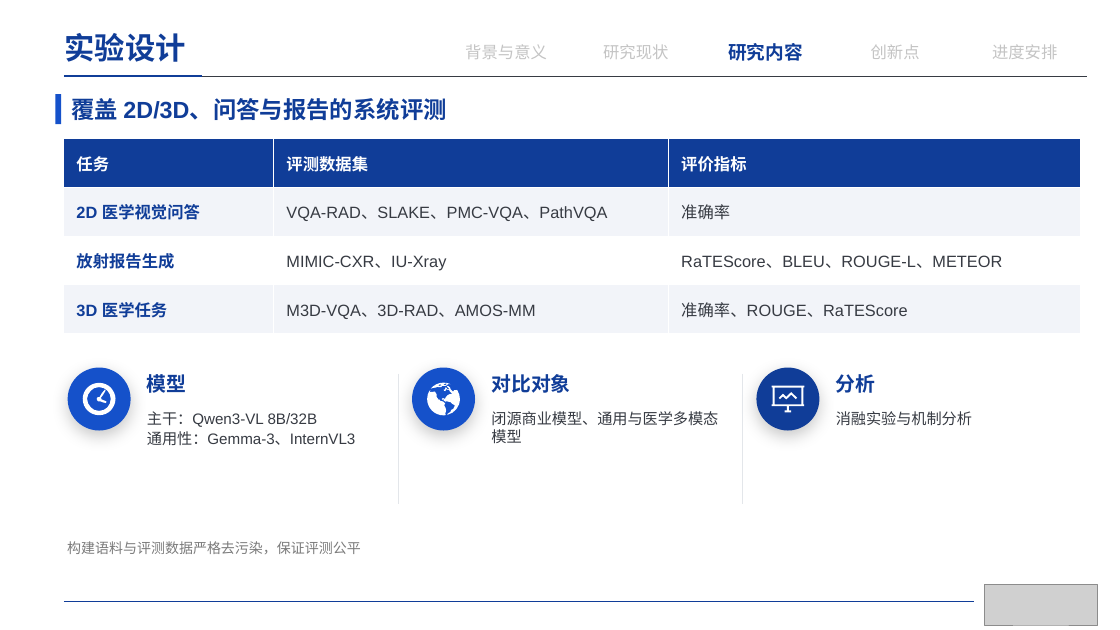
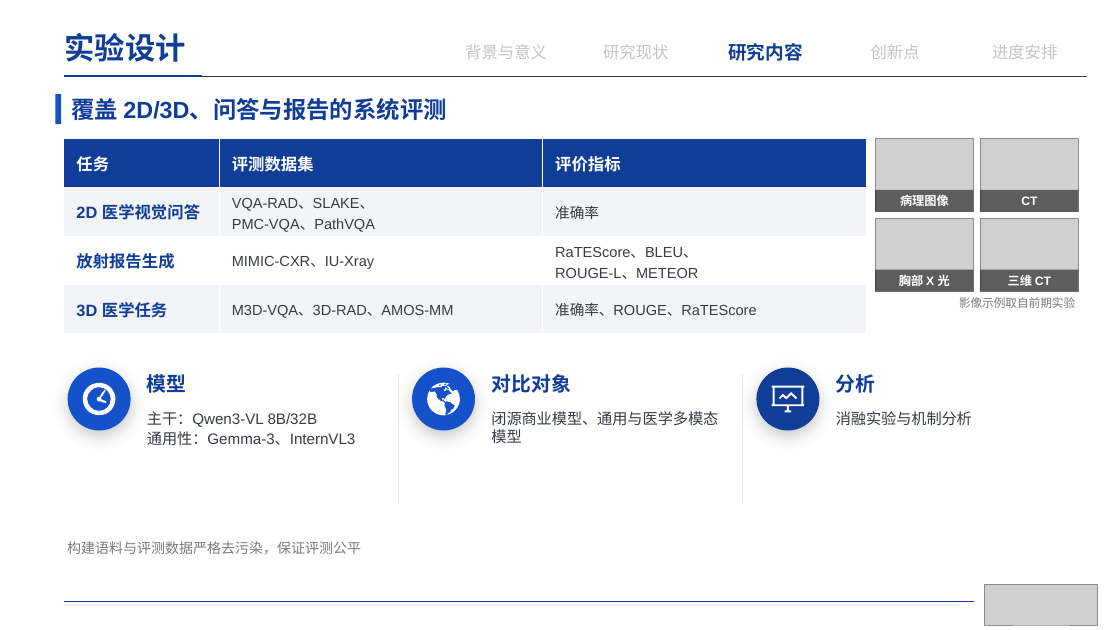
Before and after one commit to irving-2222/Graduation-Thesis, a slide deck: slide 17 of 开题答辩.pptx. Drawn at 1120x630 pixels with LibreOffice and Linux fonts; fonts in the diff are those of the drawing; grey boxes stand for pictures. Boxes give left, top, right and bottom in pixels: in the first picture for what was removed or moved away, otherwise in the second. Text is boxed around its words. In the diff, an @@ line names an element or a change of style, - is before the commit and + after.

```diff
--- a/开题答辩.pptx
+++ b/开题答辩.pptx
@@ table at bbox=[64, 139, 866, 334] @@
-row 2, column 2: VQA-RAD、SLAKE、PMC-VQA、PathVQA
+row 2, column 2: VQA-RAD、SLAKE、 PMC-VQA、PathVQA
-row 3, column 3: RaTEScore、BLEU、ROUGE-L、METEOR
+row 3, column 3: RaTEScore、BLEU、 ROUGE-L、METEOR
@@ size 14 to 12.5 pt in "准确率", "MIMIC-CXR、IU-Xray", "M3D-VQA、3D-RAD、AMOS-MM", "准确率、ROUGE、RaTEScore" @@
@@ table: place and size @@
-table at bbox=[64, 139, 1081, 334]
+table at bbox=[64, 139, 866, 334]
@@ picture added at bbox=[875, 139, 974, 212] @@
@@ picture added at bbox=[981, 139, 1079, 212] @@
@@ rectangle added at bbox=[875, 190, 974, 212], fill #000000 at 55% opacity, 10.5 pt, text #FFFFFF, bold @@
+病理图像
@@ rectangle added at bbox=[981, 190, 1079, 212], fill #000000 at 55% opacity, 10.5 pt, text #FFFFFF, bold @@
+CT
@@ picture added at bbox=[875, 218, 974, 292] @@
@@ picture added at bbox=[981, 218, 1079, 292] @@
@@ rectangle added at bbox=[875, 270, 974, 292], fill #000000 at 55% opacity, 10.5 pt, text #FFFFFF, bold @@
+胸部 X 光
@@ text added at bbox=[959, 297, 1075, 308], 10 pt, text #7B7B7B @@
+影像示例取自前期实验
@@ rectangle added at bbox=[981, 270, 1079, 292], fill #000000 at 55% opacity, 10.5 pt, text #FFFFFF, bold @@
+三维 CT
```
Also in this commit, not shown: 4 other slides changed, 1 other file.
